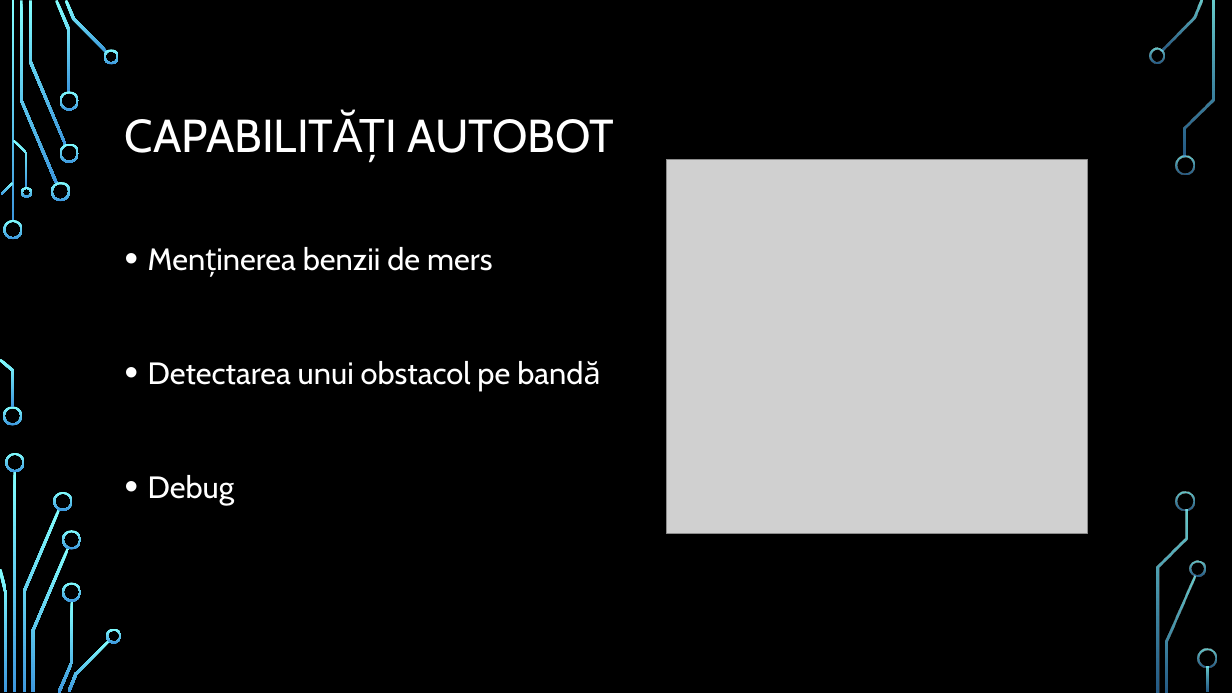
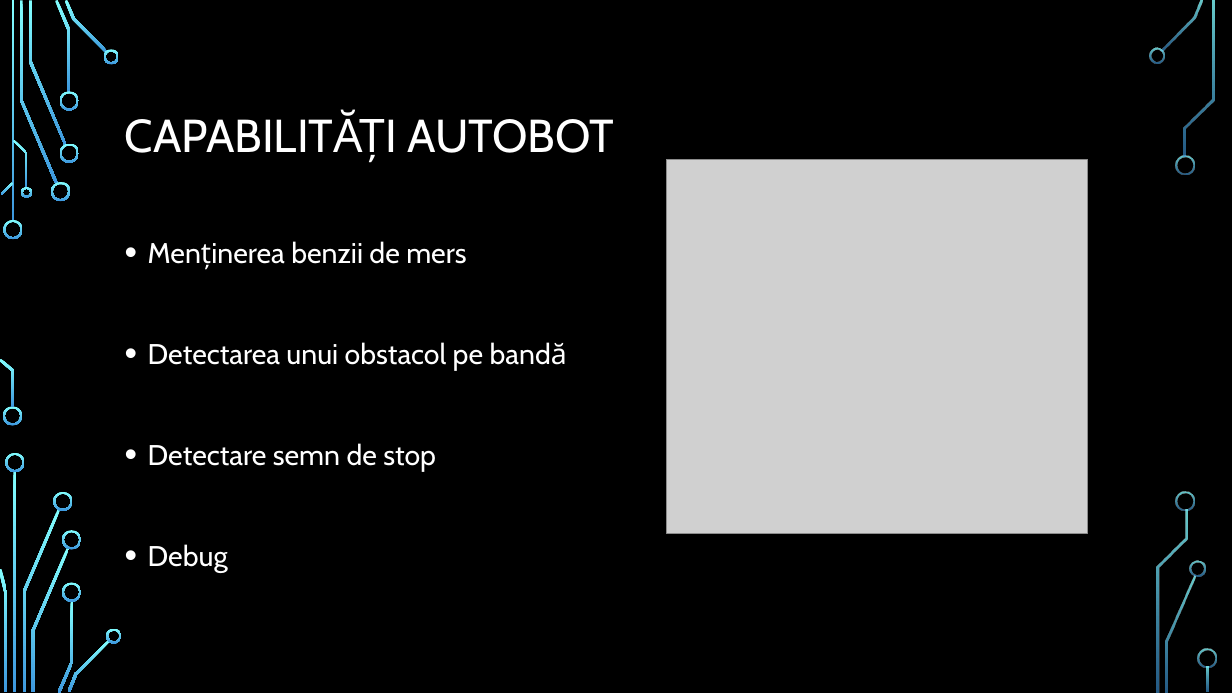
Before and after one commit to Masiva3399/Proiect_Sincretic, a slide deck: slide 6 of ProiectSincretic_Pitiorka.pptx. Drawn at 1232x693 pixels with LibreOffice and Linux fonts; fonts in the diff are those of the drawing; grey boxes stand for pictures; background and template pictures are left out. Boxes give left, top, right and bottom in pixels: in the first picture for what was removed or moved away, otherwise in the second. Text is boxed around its words. In the diff, an @@ line names an element or a change of style, - is before the commit and + after.

```diff
--- a/ProiectSincretic_Pitiorka.pptx
+++ b/ProiectSincretic_Pitiorka.pptx
@@ text at <box>148,241,567,573</box>: size 24 to 22.2 pt in "Menținerea benzii de mers", "Detectarea unui obstacol pe bandă", "Debug"; line spacing 1.2 to 1.1 @@
@@ text at <box>148,443,436,472</box>: paragraph added @@
+• Detectare semn de stop
```
Also in this commit, not shown: 1 slide added, 1 other file.
